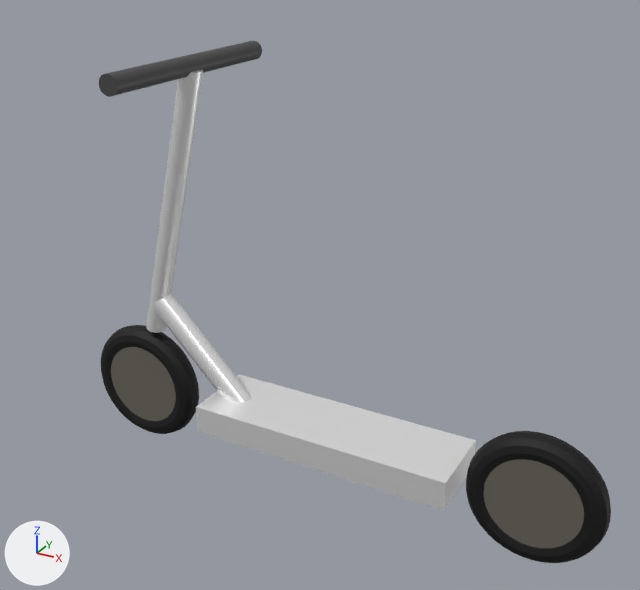
Two versions of the FBX model PROJECT/prototipos/patinete/Assets/3D_MODELS/patinete.fbx, one commit apart.
The view is the same before and after, from a 50 mm lens placed at (3.1, -4.07, 4.31), pointed at (0.86, 0.0, 2.28). Arrows for +X, +Y and +Z are at lower left; the lights stay in place. Where no turn or scale is listed for an object, it has been applied to the vertices.
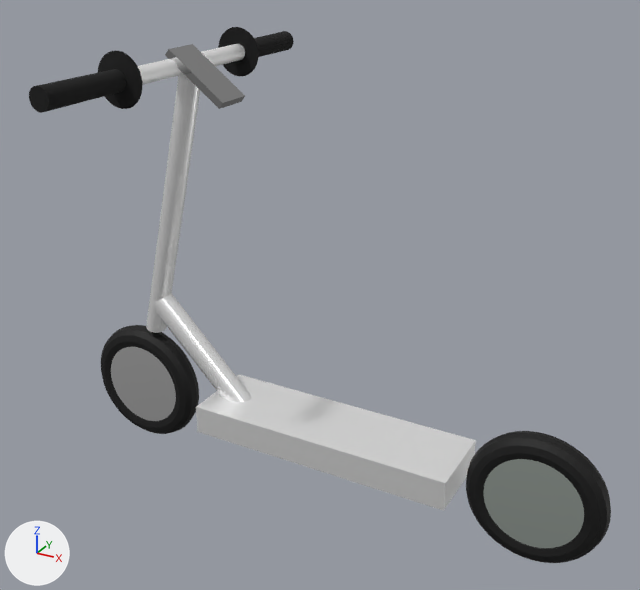
What differs and where, as boxes (x1, y1, x2, y2) in the pictures (640 x 590 px):
'Cylinder.004', recoloured, surface changed
    both: (484, 459, 584, 548)
'Cylinder.005', added (black)
    after: (29, 51, 142, 113)
'Cylinder.001', recoloured, surface changed
    both: (111, 347, 176, 421)
'Cylinder', recoloured, surface changed, moved, rescaled
    before: (99, 41, 262, 97)
    after: (138, 44, 245, 85)
'Cube', added
    after: (165, 44, 245, 109)
'Cylinder.002', added (black)
    after: (218, 27, 294, 76)

Edits to the bpy script that builds the scene:
```text
Change mat_material_008:
    mat_material_008.base_color: (0.136, 0.122, 0.0999) -> (0.894, 1.0, 0.92)  # dark grey #676259 -> white #f3fff6
    mat_material_008.roughness: 1.0 -> 0.0
    mat_material_008.metallic: 0.0 -> 1.0
Change mat_material_003:
    mat_material_003.base_color: (0.063, 0.063, 0.063) -> (1.0, 1.0, 1.0)  # dark grey #474747 -> white #ffffff
    mat_material_003.metallic: 0.0 -> 1.0
Change mat_material_004:
    mat_material_004.base_color: (0.136, 0.122, 0.0999) -> (1.0, 1.0, 1.0)  # dark grey #676259 -> white #ffffff
    mat_material_004.roughness: 1.0 -> 0.0
    mat_material_004.metallic: 0.0 -> 1.0
Add mat_material_009:
    mat_material_009 = principled_material('Material.009')
    mat_material_009.base_color = (0.00516, 0.00516, 0.00516)  # black #101010
    mat_material_009.roughness = 1.0
Add mat_material_010:
    mat_material_010 = principled_material('Material.010')
    mat_material_010.base_color = (0.00516, 0.00516, 0.00516)  # black #101010
    mat_material_010.roughness = 1.0
Add mat_material_011:
    mat_material_011 = principled_material('Material.011')
    mat_material_011.base_color = (0.407, 0.407, 0.407)  # grey #ababab
    mat_material_011.metallic = 1.0
    mat_material_011.roughness = 0.0
Add me_cylinder_007:
    me_cylinder_007.from_pydata(...)  # 96 vertices, 66 faces; spans x -0.147..0.147, y -0.281..0.281, z -0.147..0.147
    me_cylinder_007.materials.append(mat_material_009)  # black #101010
Add me_cylinder_008:
    me_cylinder_008.from_pydata(...)  # 96 vertices, 66 faces; spans x -0.147..0.147, y -0.281..0.281, z -0.147..0.147
    me_cylinder_008.materials.append(mat_material_010)  # black #101010
Add me_cube_001:
    me_cube_001.from_pydata([(-0.185, -0.11, 0.112), (-0.159, -0.11, 0.147), (-0.185, 0.11, 0.112), (-0.159, 0.11, 0.147), (0.159, -0.11, -0.147), (0.185, -0.11, -0.112), (0.159, 0.11, -0.147), (0.185, 0.11, -0.112)], [], [(0, 1, 3, 2), (2, 3, 7, 6), (6, 7, 5, 4), (4, 5, 1, 0), (2, 6, 4, 0), (7, 3, 1, 5)])
    me_cube_001.materials.append(mat_material_011)  # grey #ababab
Change ob_cylinder:
    ob_cylinder.location: (0.028, 0.004, 3.494) -> (-0.01, 0.004, 3.494)
    ob_cylinder.scale: (0.0585, 0.0563, 0.671) -> (0.051, 0.049, 0.585)
Add ob_cylinder_002:
    ob_cylinder_002 = bpy.data.objects.new('Cylinder.002', me_cylinder_007)
    ob_cylinder_002.location = (-0.01, 0.836, 3.495)
Add ob_cylinder_005:
    ob_cylinder_005 = bpy.data.objects.new('Cylinder.005', me_cylinder_008)
    ob_cylinder_005.location = (-0.01, -0.814, 3.495)
Add ob_cube:
    ob_cube = bpy.data.objects.new('Cube', me_cube_001)
    ob_cube.location = (0.143, -0.002, 3.449)
```
